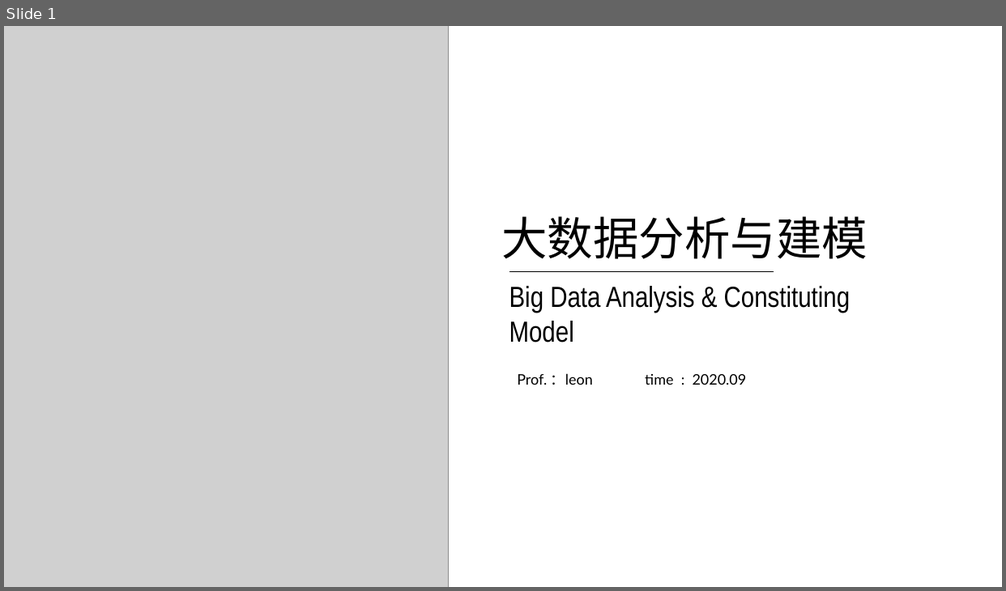
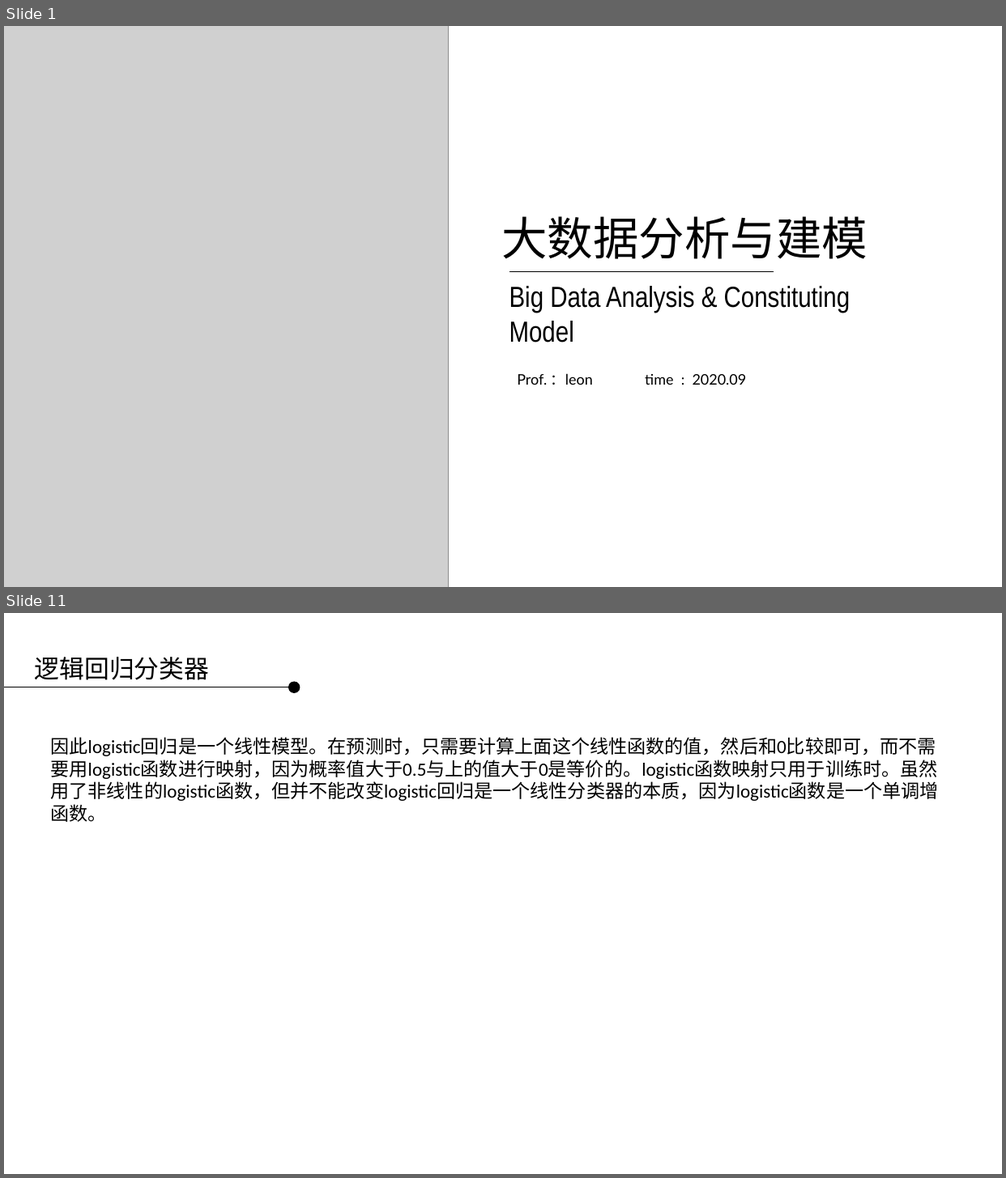
Before and after one commit to applepip/Big_Data, a slide deck: 产品大数据分析与建模/大数据分析与建模 第二讲.pptx. Shown one above the other, each under a label of ours: slide 1 before the commit, slides 1 and 11 after it; the slides between them are not shown. The pictures are 1006x591 and 1006x1178 pixels, drawn with LibreOffice and Linux fonts; fonts in the diff are those of the drawing; grey boxes stand for pictures; background and template pictures are left out. Boxes give left, top, right and bottom in pixels: in the first picture for what was removed or moved away, otherwise in the second. Text is boxed around its words. In the diff, an @@ line names an element or a change of style, - is before the commit and + after.

```diff
--- a/产品大数据分析与建模/大数据分析与建模 第二讲.pptx
+++ b/产品大数据分析与建模/大数据分析与建模 第二讲.pptx
@@ slide 11 added at (4, 613, 1002, 1174), background picture (left out) @@
@@ text added at (35, 657, 210, 680), 24 pt, text #000000 @@
+逻辑回归分类器
@@ ellipse added at (288, 682, 300, 694), fill #000000 @@
@@ line added from (4, 687) to (288, 687), #000000 0.75 pt @@
@@ text added at (51, 737, 939, 822), 18 pt, text #000000 @@
+因此logistic回归是一个线性模型。在预测时，只需要计算上面这个线性函数的值，然后和0比较即可，而不需要用logistic函数进行映射，因为概率值大于0.5与上的值大于0是等价的。logistic函数映射只用于训练时。虽然用了非线性的logistic函数，但并不能改变logistic回归是一个线性分类器的本质，因为logistic函数是一个单调增函数。
```
Also in this commit, not shown: 1 slide changed, 25 other slides added, 25 slides removed, 2 other files.
